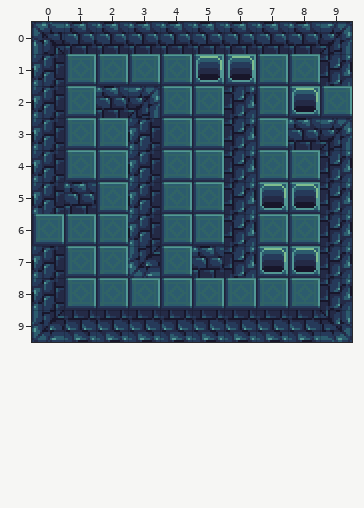
Tiled map, stored at Assets/Tilemaps/Level/Level_06.tmx. The picture above is the old version.
Cells are 16x16 px. Shown: x 0..9, y 0..9.
Now the later version:
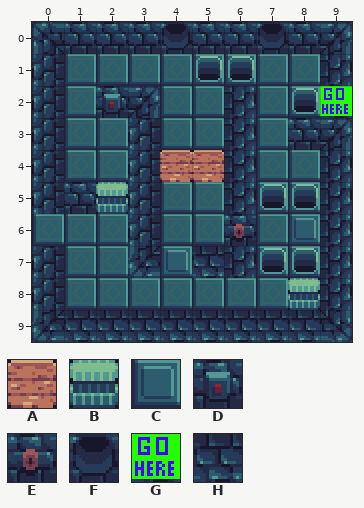
Key: from "tmp-tilemap": A 2, B 4, C 12, D 14, E 15, F 16, G 31, H 37.
_ is an empty cell.
Tiles of an added or newly shown layer are drawn over the layers below it.
The edit:
{"where": "layer \"interactable\" (now shown)"}
{"y":0,"x":4,"old":"_","new":"F"}
{"y":0,"x":7,"old":"_","new":"F"}
{"y":2,"x":2,"old":"_","new":"D"}
{"y":2,"x":9,"old":"_","new":"G"}
{"y":4,"x":4,"old":"__","new":"AA"}
{"y":5,"x":2,"old":"_","new":"B"}
{"y":6,"x":6,"old":"_","new":"E"}
{"y":6,"x":8,"old":"_","new":"C"}
{"y":7,"x":4,"old":"__","new":"CH"}
{"y":8,"x":8,"old":"_","new":"B"}
